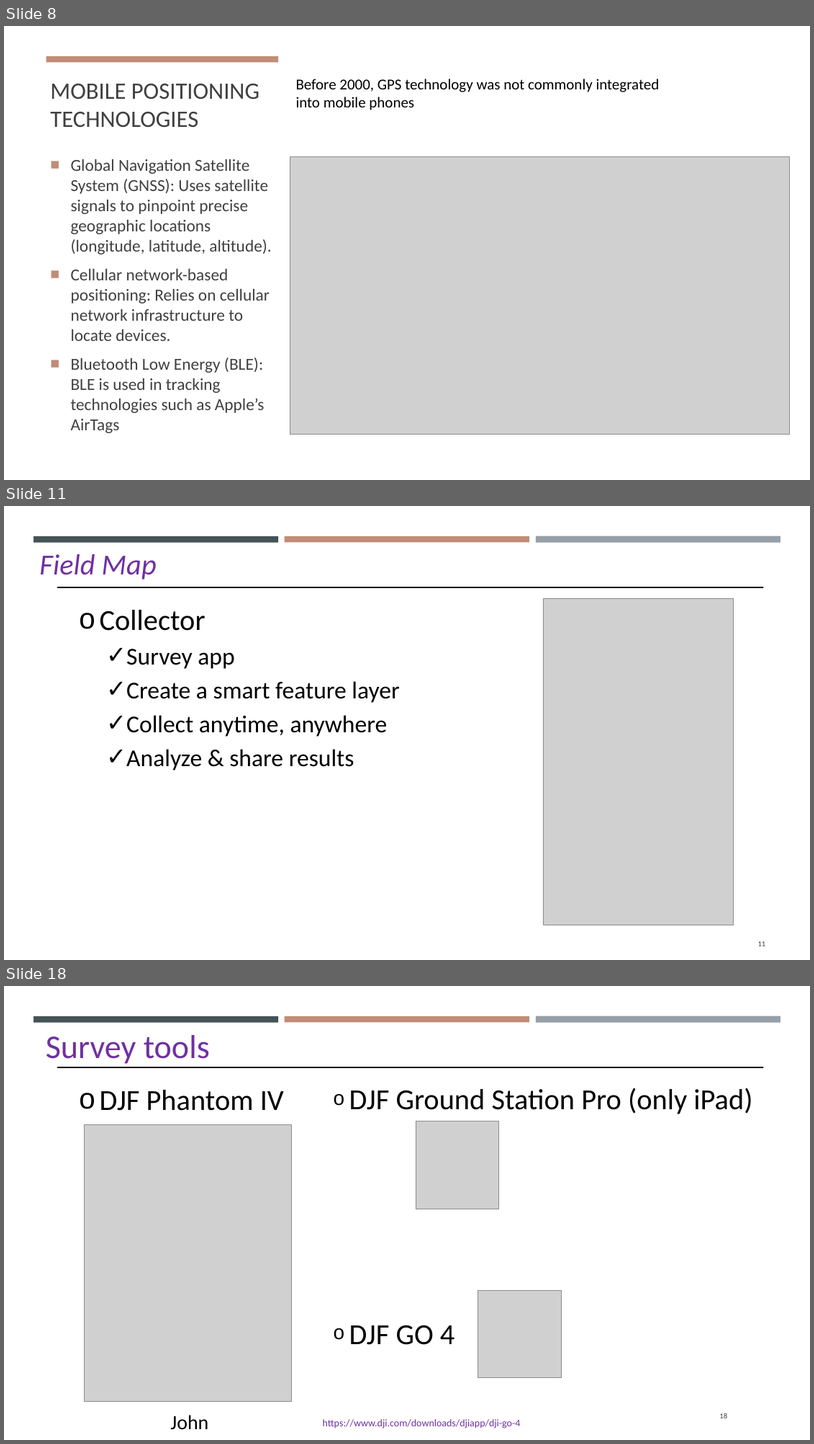
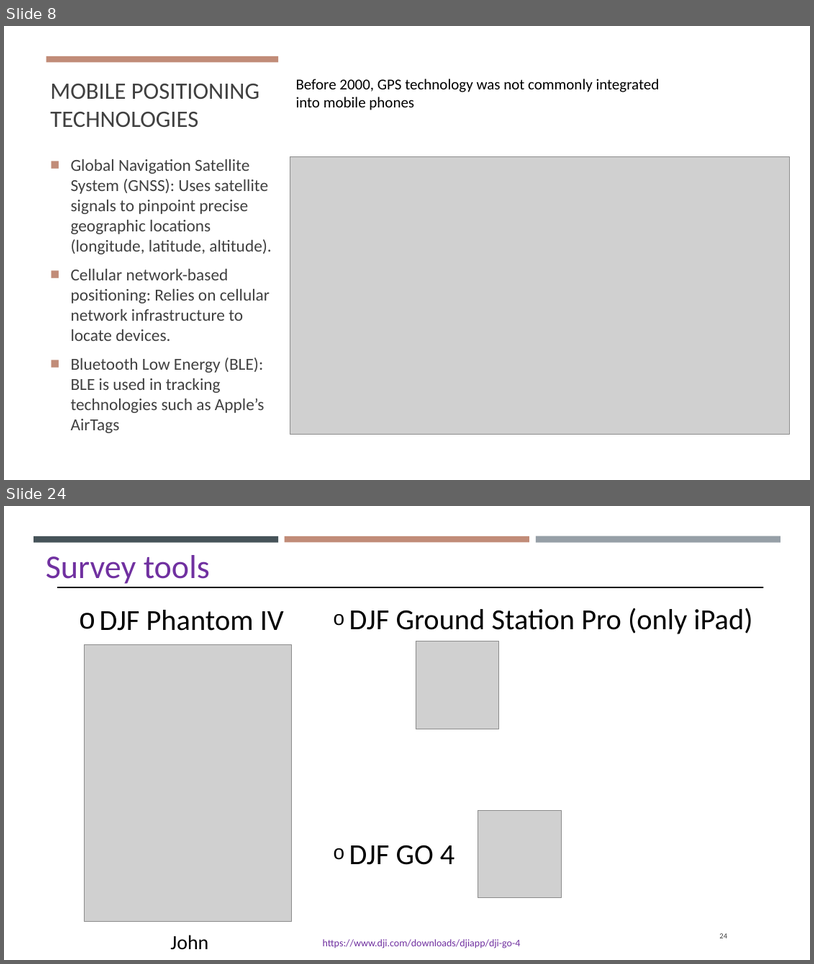
Before and after one commit to gisynw/Field_Techniques, a slide deck: docs/Lectures/Week02/Week02_Intro_To_Field_Technologies.pptx. Shown one above the other, each under a label of ours: slides 8, 11 and 18 before the commit, slides 8 and 24 after it; the slides between them are not shown. The pictures are 814x1444 and 814x964 pixels, drawn with LibreOffice and Linux fonts; fonts in the diff are those of the drawing; grey boxes stand for pictures. Boxes give left, top, right and bottom in pixels: in the first picture for what was removed or moved away, otherwise in the second. Text is boxed around its words. In the diff, an @@ line names an element or a change of style, - is before the commit and + after.

```diff
--- a/docs/Lectures/Week02/Week02_Intro_To_Field_Technologies.pptx
+++ b/docs/Lectures/Week02/Week02_Intro_To_Field_Technologies.pptx
@@ slide 11 removed at (4, 506, 810, 960), background #FFFFFF; not listed: 3 template elements that a slide beside it also shows @@
@@ text removed at (39, 554, 157, 579) @@
-Field Map
@@ line removed from (58, 587) to (764, 587) @@
@@ text removed at (100, 610, 399, 770) @@
-o Collector
-  ✓ Survey app
-  ✓ Create a smart feature layer
-  ✓ Collect anytime, anywhere
-  ✓ Analyze & share results
@@ picture removed at (543, 599, 734, 924) @@
@@ page number removed at (759, 941, 766, 946) @@
-11
@@ what was slide 18 is now slide 24 @@
@@ page number at (720, 933, 728, 938): text changed @@
-18
+24
```
Also in this commit, not shown: 12 slides changed, 6 slides added, 2 other slides removed.
